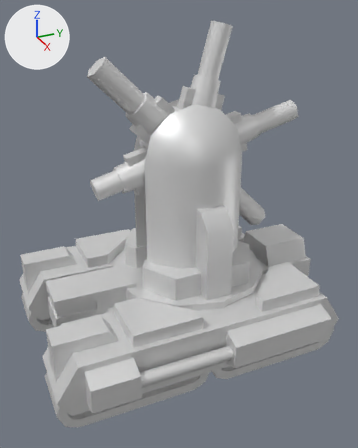
Before and after pictures for a commit that changed the glTF model glb/cortrem.glb.
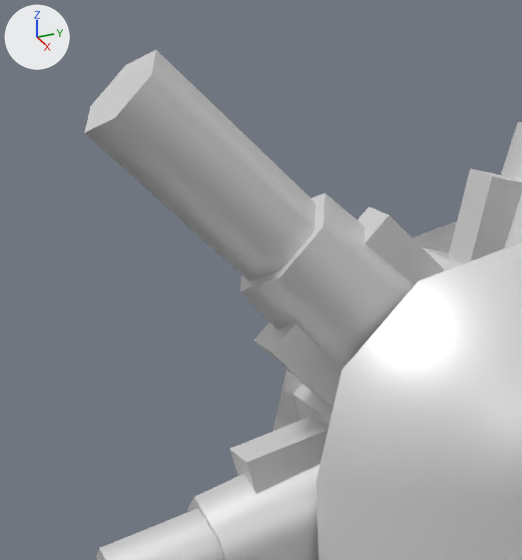
The first picture shows the older version from a 50 mm lens placed at (75.9, -32.1, 60.3), pointed at (2.3, 1.0, 23.5). The close-ups show the older and then the newer version on the part from 18% to 55% of the width and 10% to 41% of the height of that picture. Only the edits that show in the close-ups are written down. The lights are fixed; the arrows at upper left show +X, +Y and +Z.

Objects in the first close-up: 'barrel1', 'barrel2', 'sleeve1', 'sleeve2', 'sleeve3', 'spindle', 'turret'.
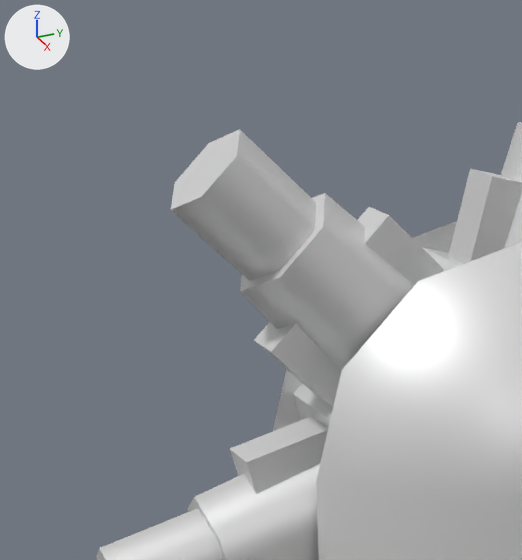
Boxes [x1, y1, x2, y2] around the edits, measured in the close-ups (522 x 560 px):
'barrel2', moved: before [85, 50, 316, 281]; after [171, 129, 316, 281]

Diff of the bpy script that builds the scene:
```diff
--- a/glb/cortrem.glb.py
+++ b/glb/cortrem.glb.py
@@ ob_barrel2 @@
 ob_barrel2.parent = ob_sleeve2
-ob_barrel2.location = (0.0, 0.0, 0.0)
+ob_barrel2.location = (0.0, 2.25, -3.75)
```
